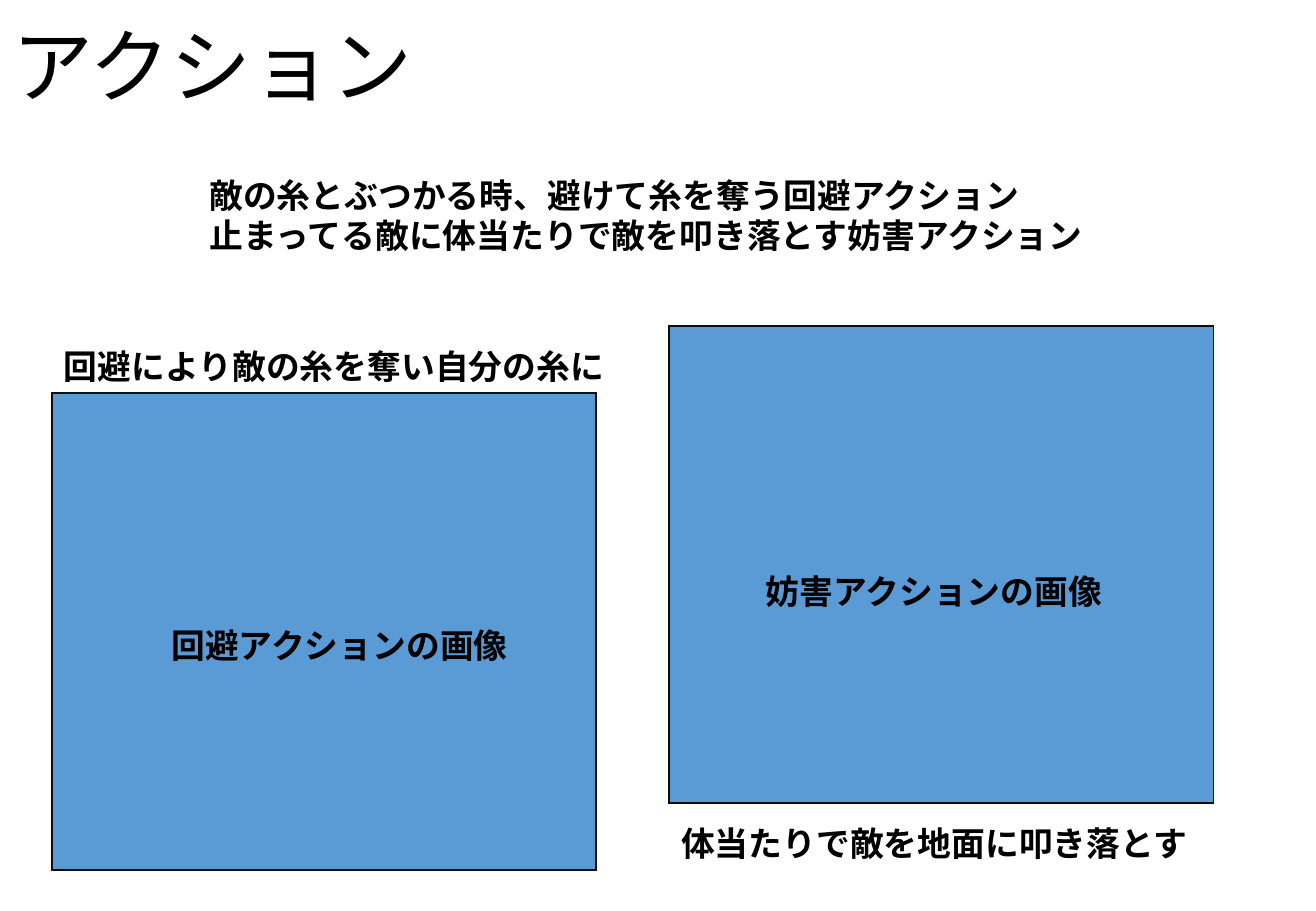
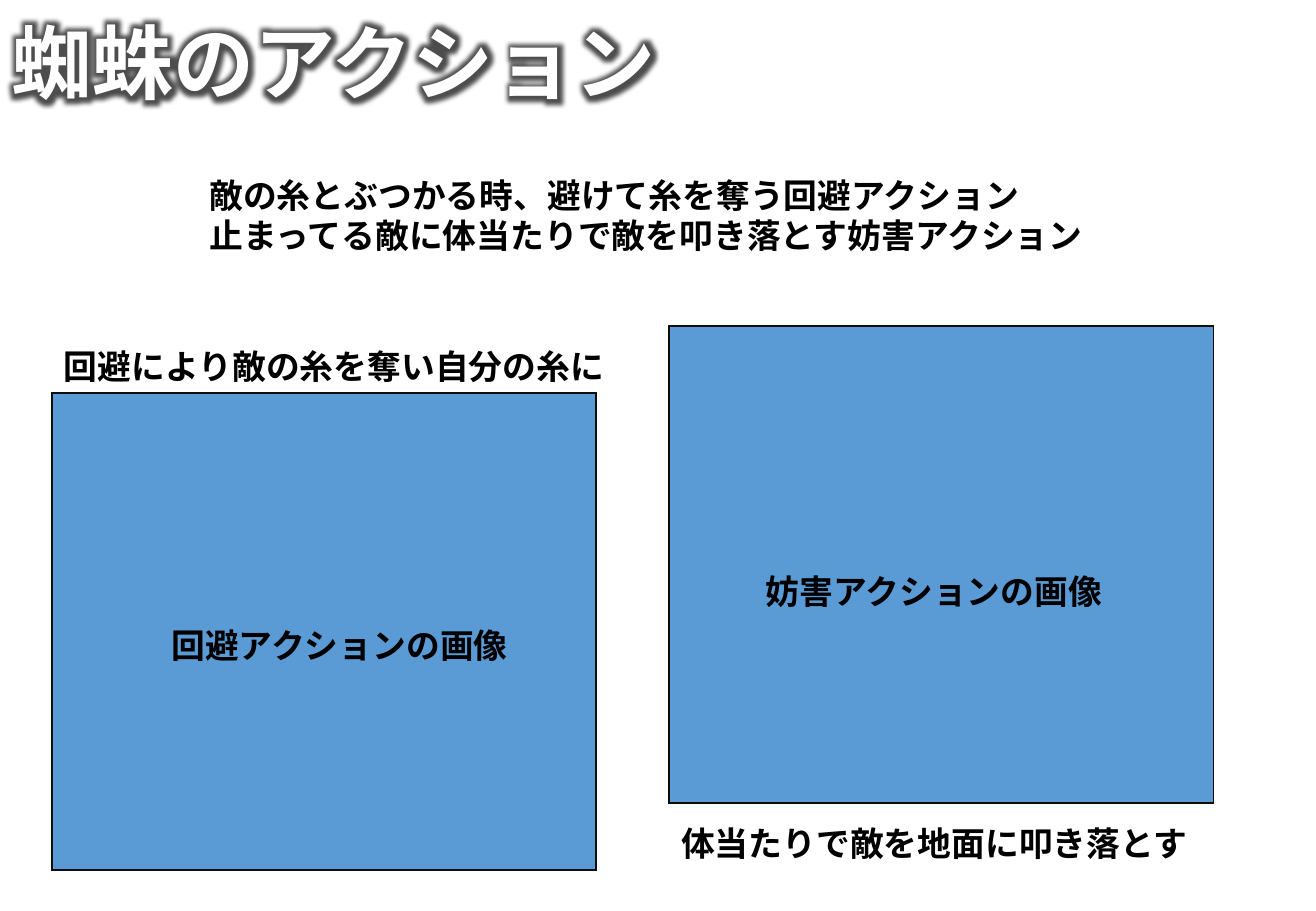
Before and after one commit to NHGC20172H02/PL, a slide deck: slide 7 of 企画や仕様(統合用)/String Territory(修正版).pptx (slide 8 before the commit). Drawn at 1316x911 pixels with LibreOffice and Linux fonts; fonts in the diff are those of the drawing; background and template pictures are left out. Boxes give left, top, right and bottom in pixels: in the first picture for what was removed or moved away, otherwise in the second. Text is boxed around its words. In the diff, an @@ line names an element or a change of style, - is before the commit and + after.

```diff
--- a/企画や仕様(統合用)/String Territory(修正版).pptx
+++ b/企画や仕様(統合用)/String Territory(修正版).pptx
@@ text "蜘蛛のアクション" at (12, 19, 656, 108): vertical alignment middle to top @@
@@ text at (12, 19, 656, 108): text changed; font Noto Sans CJK JP to Arial; text colour #000000 to #FFFFFF; bold on @@
-アクション
+蜘蛛のアクション
```
Also in this commit, not shown: 6 other slides changed, 2 slides added, 2 slides removed, 14 other files.
